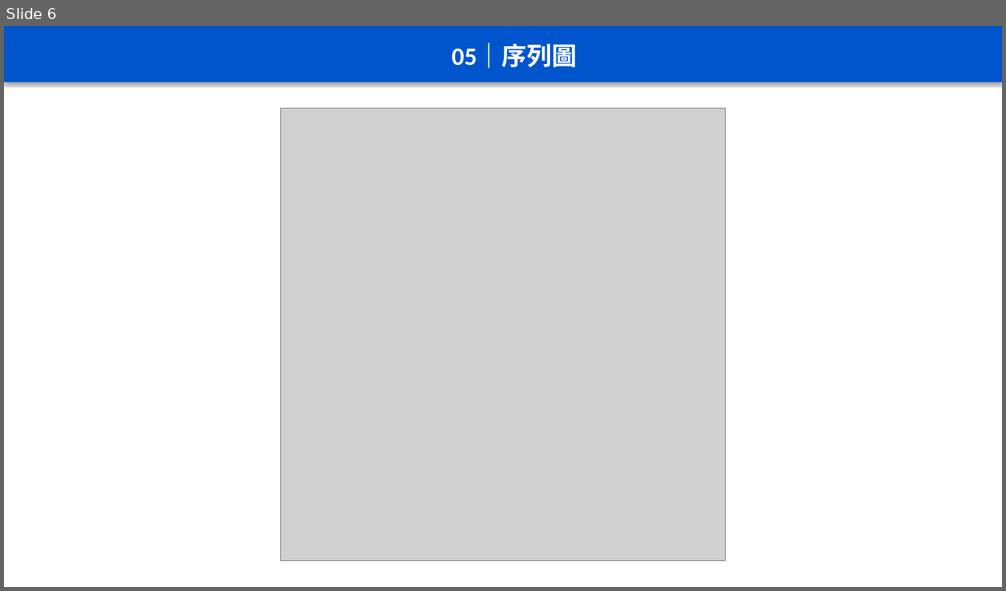
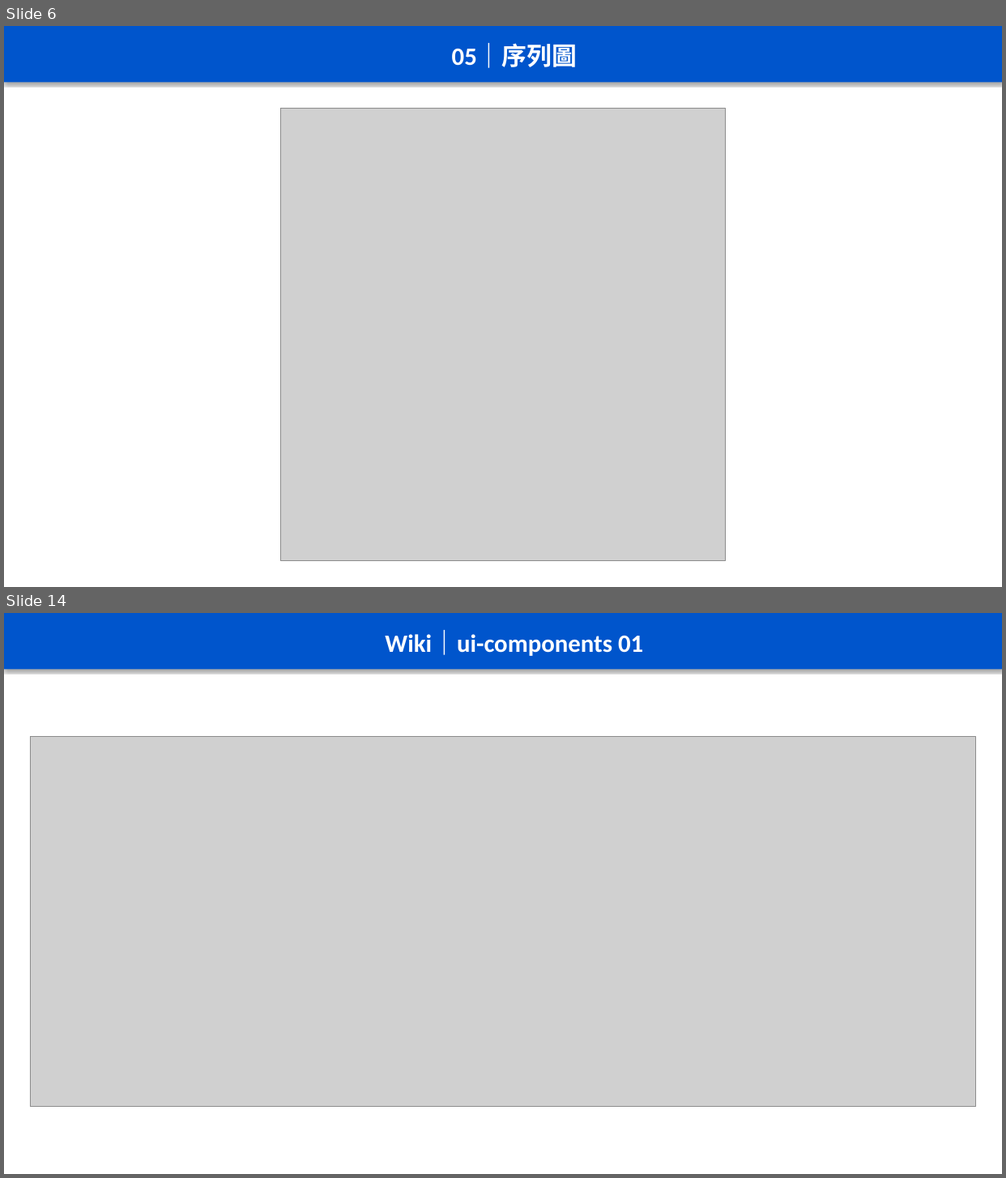
Before and after one commit to chenghyang2001/freelancer-dashboard, a slide deck: mermaid/20260618-freelancer-dashboard/freelancer-dashboard-架構圖表合輯.pptx. Shown one above the other, each under a label of ours: slide 6 before the commit, slides 6 and 14 after it; the slides between them are not shown. The pictures are 1006x591 and 1006x1178 pixels, drawn with LibreOffice and Linux fonts; fonts in the diff are those of the drawing; grey boxes stand for pictures. Boxes give left, top, right and bottom in pixels: in the first picture for what was removed or moved away, otherwise in the second. Text is boxed around its words. In the diff, an @@ line names an element or a change of style, - is before the commit and + after.

```diff
--- a/mermaid/20260618-freelancer-dashboard/freelancer-dashboard-架構圖表合輯.pptx
+++ b/mermaid/20260618-freelancer-dashboard/freelancer-dashboard-架構圖表合輯.pptx
@@ slide 14 added at [4,613,1002,1174], background #FFFFFF @@
@@ rectangle added at [4,613,1002,669], fill #0055CC, 24 pt, text #FFFFFF, bold @@
+Wiki｜ui-components 01
@@ picture added at [30,736,976,1107] @@
```
Also in this commit, not shown: 1 slide changed, 8 other slides added, 17 other files.
